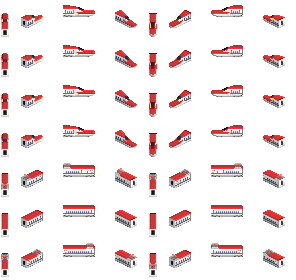
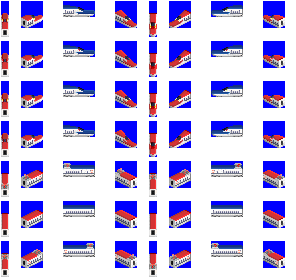
Comparing the layer stacks of the two w=296, h=280 images. Changes:
added layer "2cc" in group "T3" over [2, 5, 273, 249]
hid "Pantos T3", painted on it over [211, 163, 285, 268]
painted on "Sprites T3" over [263, 249, 278, 266]
added layer "Blue" over [1, 1, 285, 268]
